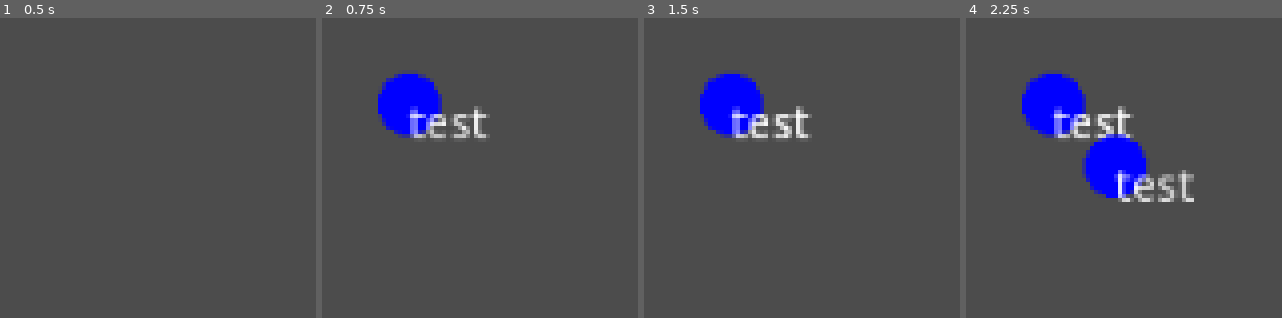
Above: before the commit, frames 1-4 (left to right).
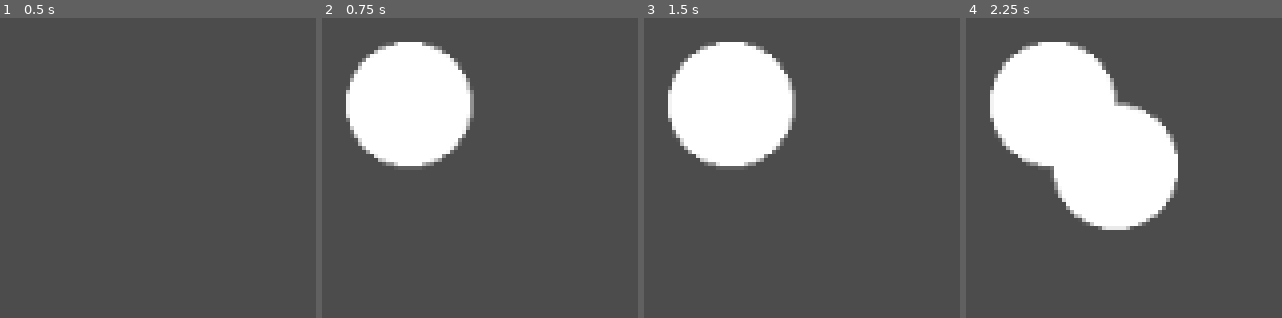
Above: after the commit, the same moments.

Repository: cklisch/godot_tutorial
Game: Godot game, scene res://Board.tscn
The game is run twice, just before and just after one commit, with the same random seed, the same clock (stepped at 60 frames per second) and the same inputs.
Inputs (mouse positions are in pixels of both pictures, inside the frame that each line leads up to):
- Up to frame 1 (0.5 s): no input
- Up to frame 2 (0.75 s): tap Enter at 0.5 s; move the mouse to (410, 105) at 0.52 s; click (410, 105) at 0.67 s
- Up to frame 3 (1.5 s): tap Space at 1.25 s; move the mouse to (732, 105) at 1.27 s; click (732, 105) at 1.42 s
- Up to frame 4 (2.25 s): tap Enter at 2 s; move the mouse to (1114, 168) at 2.02 s; click (1114, 168) at 2.17 s

Frame 1 is identical in both runs. In frame 2, 14% of the frame differs, in the area x 7-54%, y 8-50%; in frame 3, 14%; in frame 4, 25%, in the area x 7-73%, y 8-71%.

Commit message:
Revert "add dot class"

Diff:
--- a/game/Board.gd
+++ b/game/Board.gd
@@ -1,43 +1,32 @@
 extends Node2D
-
-var dot_class = preload("res://Dot.tscn")
 
 #var NrPlayers = 2
 var colors = ["black", "white"]
 var turn = 0
-var dots = []
-var new_dot = true
-var pos = Vector2(0,0)
-var clicked_dot
+
+var circle = preload("res://pics/circle.png")
+
+# Called when the node enters the scene tree for the first time.
+func _ready():
+	pass # Replace with function body.
 
 
-
-
-func _ready():
-	set_process(false)
-	set_physics_process(false)
+func create_sprite():
+	var tex = Sprite.new()
+	tex.set_texture(circle)
+	tex.set_scale(Vector2(0.2,0.2))
+	return tex
 
 func add_dot(position):
-	new_dot = false
-	var dot = dot_class.instance()
+	var dot = Node2D.new()
+	dot.set_name(colors[turn])
 	dot.position = position
-	var label = load("res://Info.tscn")
-	var test = label.instance()
-	dot.add_child(test)
-	self.add_child(dot)
-	print ("add dot")
+	var tex = create_sprite()
+	dot.add_child(tex)
+	add_child(dot)
 
 func _input(event):
-	if event is InputEventMouseButton \
-	and event.button_index == BUTTON_LEFT \
-	and event.pressed:
-		new_dot = true
-		pos = event.position
-		set_process(true)
+	if event is InputEventMouseButton && event.button_index == BUTTON_LEFT:
+		if event.pressed:
 
-
-func _process(delta):
-	set_process(false)
-
-	if new_dot:
-		add_dot(pos)
+			add_dot(event.position)
--- a/game/Dot.gd
+++ /dev/null
@@ -1,36 +0,0 @@
-extends Area2D
-
-var parent
-
-func _ready():
-	var sprite = Sprite.new()
-	sprite.texture = load("res://pics/circle.png") # could use preload
-	sprite.set_scale(Vector2(0.1,0.1))
-	sprite.set_name("Sprite")
-	sprite.hide()
-	self.add_child(sprite)
-	var circle_shape = CircleShape2D.new()
-	circle_shape.set_radius(10)
-	var collision_shape = CollisionShape2D.new()
-	collision_shape.shape = circle_shape
-	self.add_child(collision_shape)
-	parent = get_parent()
-
-func _draw():
-	draw_circle(Vector2(0,0), 10, Color(0,0,1,1))
-
-func test():
-	print(get_overlapping_areas())
-
-func _input_event(viewport, event, shape_idx):
-	if event is InputEventMouseButton \
-	and event.button_index == BUTTON_LEFT \
-	and event.pressed:
-		self.on_click()
-
-
-func on_click():
-	parent.new_dot = false
-	parent.clicked_dot = self
-	parent.set_process(true)
-	print(self)
--- a/game/Dot.tscn
+++ /dev/null
@@ -1,6 +0,0 @@
-[gd_scene load_steps=2 format=2]
-
-[ext_resource path="res://Dot.gd" type="Script" id=1]
-
-[node name="Dot" type="Area2D"]
-script = ExtResource( 1 )
--- a/game/Info.gd
+++ /dev/null
@@ -1,14 +0,0 @@
-extends RichTextLabel
-
-# Declare member variables here. Examples:
-# var a = 2
-# var b = "text"
-
-# Called when the node enters the scene tree for the first time.
-func _ready():
-	add_text("test")
-	pass # Replace with function body.
-
-# Called every frame. 'delta' is the elapsed time since the previous frame.
-#func _process(delta):
-#	pass
--- a/game/Info.tscn
+++ /dev/null
@@ -1,8 +0,0 @@
-[gd_scene load_steps=2 format=2]
-
-[ext_resource path="res://Info.gd" type="Script" id=1]
-
-[node name="Info" type="RichTextLabel"]
-margin_right = 40.0
-margin_bottom = 40.0
-script = ExtResource( 1 )
